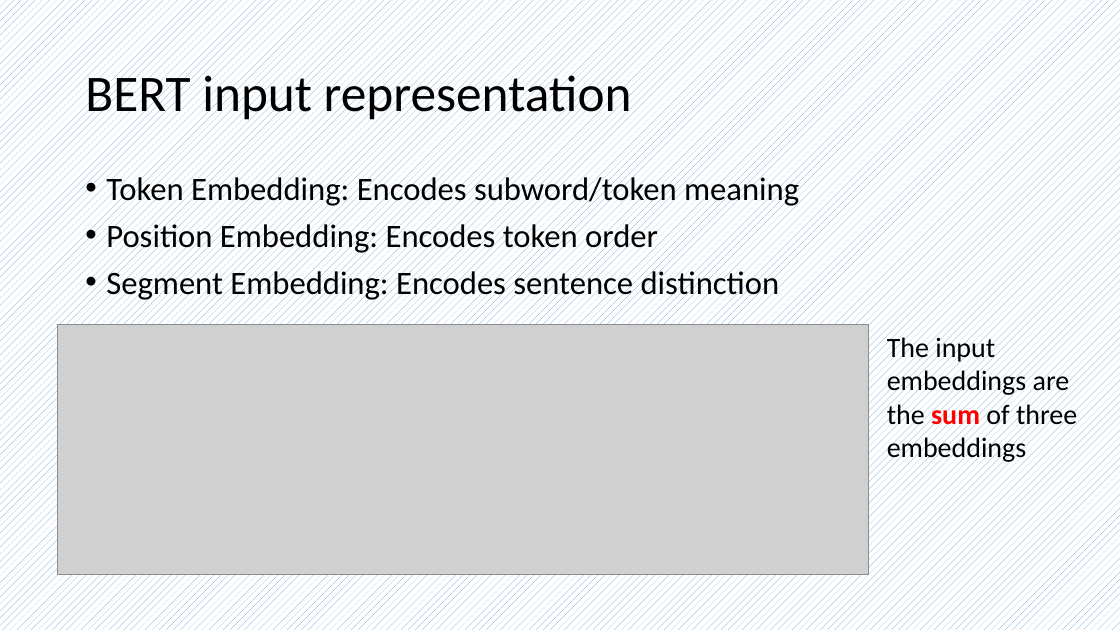
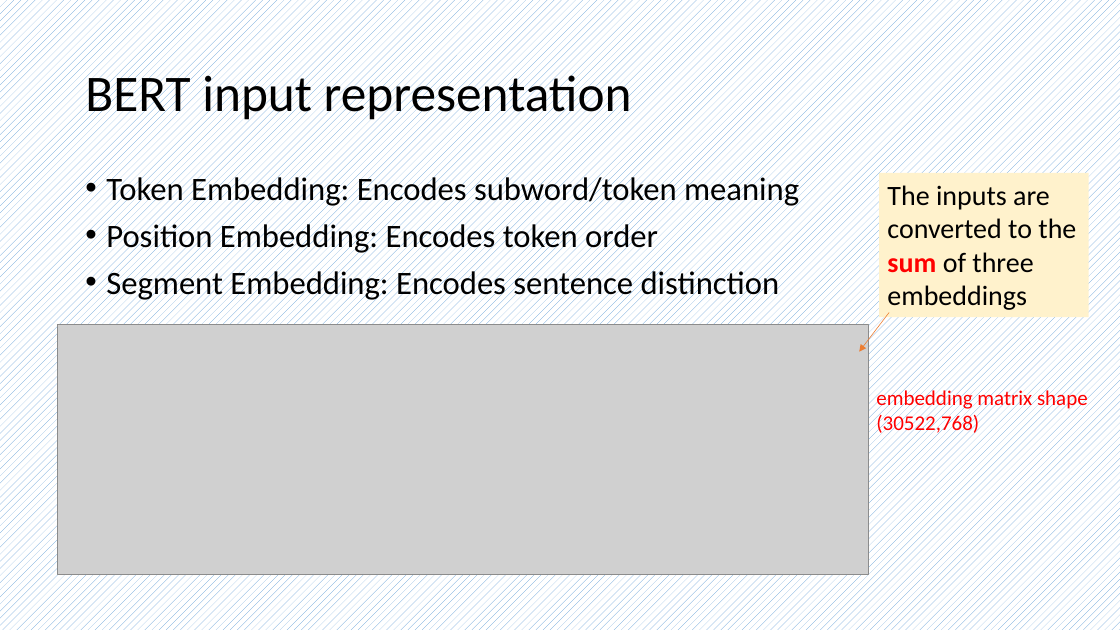
Before and after one commit to frankwxu/AI4DigitalForensics, a slide deck: slide 15 of lectures/10_word_embedding/0_word_embedding.pptx. Drawn at 1120x630 pixels with LibreOffice and Linux fonts; fonts in the diff are those of the drawing; grey boxes stand for pictures; background and template pictures are left out. Boxes give left, top, right and bottom in pixels: in the first picture for what was removed or moved away, otherwise in the second. Text is boxed around its words. In the diff, an @@ line names an element or a change of style, - is before the commit and + after.

```diff
--- a/lectures/10_word_embedding/0_word_embedding.pptx
+++ b/lectures/10_word_embedding/0_word_embedding.pptx
@@ rectangle "The inputs are converted to ...": place and size @@
-rectangle "The inputs are converted to ..." at [887, 333, 1077, 464]
+rectangle "The inputs are converted to ..." at [880, 173, 1089, 318]
@@ rectangle "The inputs are converted to ..." at [880, 173, 1089, 318]: fill none to #FFF2CC @@
@@ text in rectangle at [887, 185, 1076, 310]: text changed @@
-The input embeddings are the sum of three embeddings
+The inputs are converted to the sum of three embeddings
@@ arrow added from (889, 313) to (860, 352), #ED7D31 0.5 pt @@
@@ text added at [876, 387, 1088, 437], 18 pt, text #FF0000 @@
+embedding matrix shape (30522,768)
```
Also in this commit, not shown: 3 other slides changed, 1 slide added, 1 slide removed, 9 other files.
